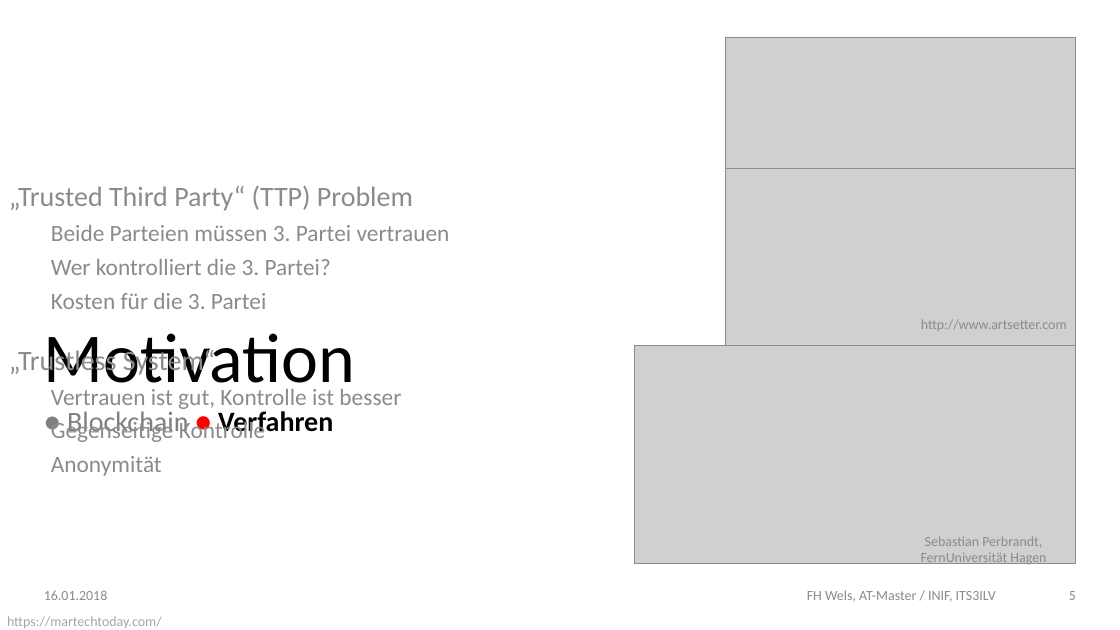
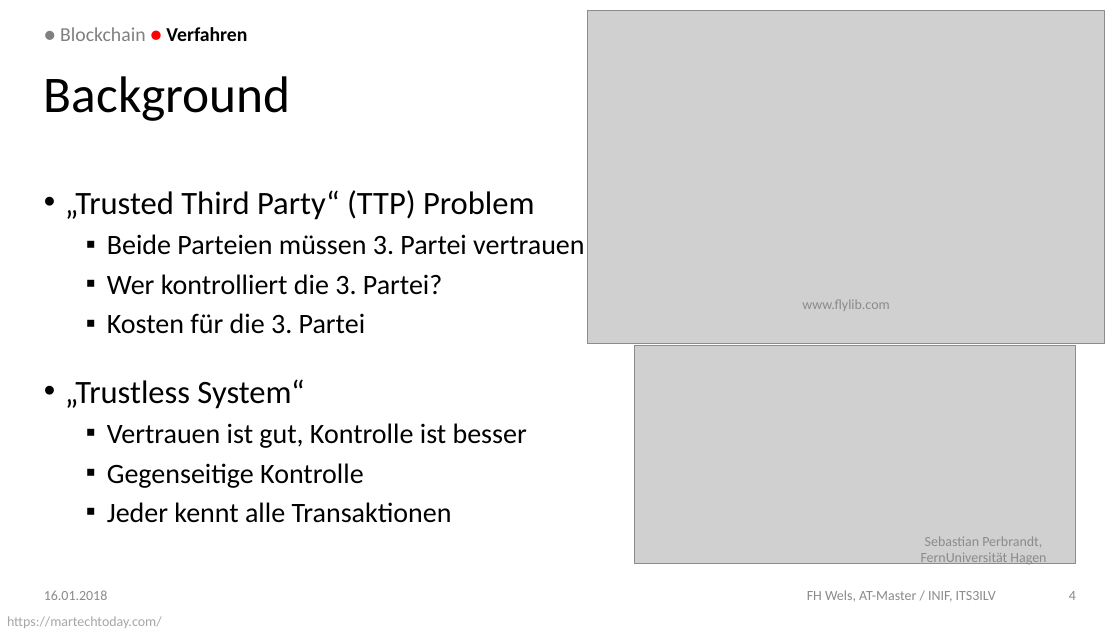
Before and after one commit to DoSchoe/ITS, a slide deck: slide 4 of Präsentation/Blockchain – Technologie.pptx (slide 5 before the commit). Drawn at 1120x630 pixels with LibreOffice and Linux fonts; fonts in the diff are those of the drawing; grey boxes stand for pictures; background and template pictures are left out. Boxes give left, top, right and bottom in pixels: in the first picture for what was removed or moved away, otherwise in the second. Text is boxed around its words. In the diff, an @@ line names an element or a change of style, - is before the commit and + after.

```diff
--- a/Präsentation/Blockchain – Technologie.pptx
+++ b/Präsentation/Blockchain – Technologie.pptx
@@ text "● Blockchain ● Verfahren" moved from (x1=67, y1=407, x2=333, y2=437) to (x1=60, y1=27, x2=247, y2=41) @@
@@ text "● Blockchain ● Verfahren" at (x1=60, y1=27, x2=247, y2=41): size 22.7 to 16 pt; vertical alignment top to middle @@
@@ picture resized from (x1=725, y1=37, x2=1076, y2=349) to (x1=588, y1=11, x2=1104, y2=343) @@
@@ title added at (x1=44, y1=76, x2=291, y2=121), 41.6 pt, text #000000 @@
+Background
@@ text "„Trusted Third Party“ (TTP) Problem" moved from (x1=9, y1=186, x2=450, y2=476) to (x1=65, y1=190, x2=584, y2=523) @@
@@ picture removed at (x1=725, y1=168, x2=1076, y2=349) @@
@@ text at (x1=65, y1=190, x2=584, y2=488): size 22.7 to 26.5 pt in "„Trusted Third Party“ (TTP) Problem", "„Trustless System“"; text colour #8C8C8C to #000000 in "„Trusted Third Party“ (TTP) Problem", "Beide Parteien müssen 3. Partei vertrauen", "Wer kontrolliert die 3. Partei?", "Kosten für die 3. Partei" and 3 more places; size 18.9 to 22.7 pt in "Beide Parteien müssen 3. Partei vertrauen", "Wer kontrolliert die 3. Partei?", "Kosten für die 3. Partei", "Vertrauen ist gut, Kontrolle ist besser" and 1 more places; bullet none to •; bullet none to ▪ @@
@@ text at (x1=802, y1=299, x2=890, y2=311): text changed @@
-http://www.artsetter.com
+www.flylib.com
@@ title removed at (x1=44, y1=333, x2=355, y2=399) @@
-Motivation
@@ text at (x1=107, y1=502, x2=452, y2=523): text changed; size 18.9 to 22.7 pt; text colour #8C8C8C to #000000 @@
-  Anonymität
+  ▪ Jeder kennt alle Transaktionen
@@ page number at (x1=1069, y1=591, x2=1076, y2=600): text changed @@
-5
+4
```
Also in this commit, not shown: 9 other slides changed.
